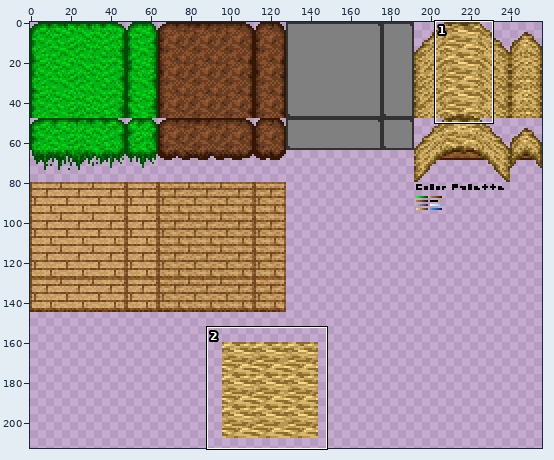
One commit to this sprite sheet: graphics/terrain/HTerrain.png. Above: a wide view before the commit, with the close-up outlined.
Close-up. First the earlier version:
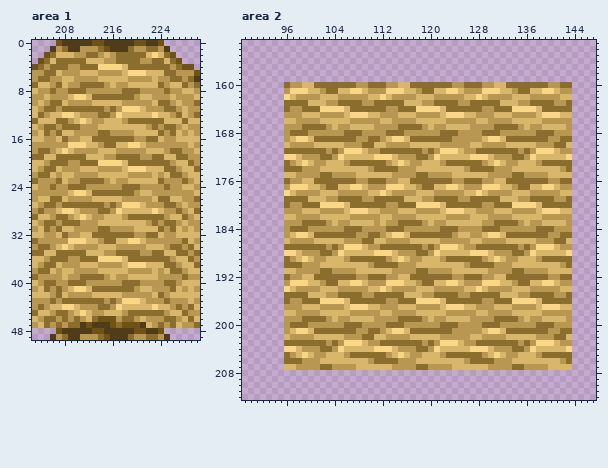
The file is 256x256 pixels. Shown: area 1: x 203..230, y 0..49; area 2: x 89..147, y 153..212. The wide view leaves out empty margins.
The result:
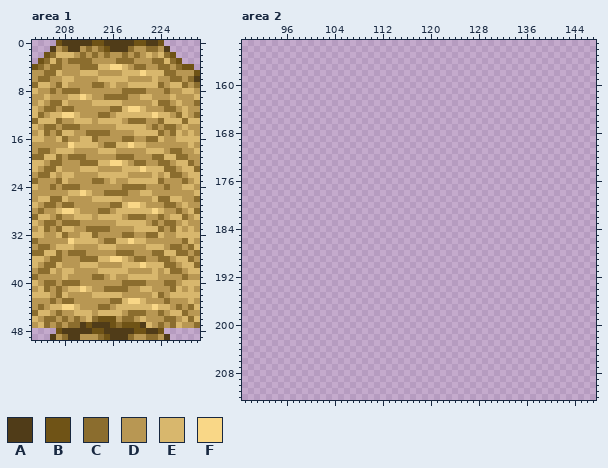
Palette (. is transparent): A #503c18  B #6f5316  C #8b6d2e  D #b89753  E #d8b76d  F #f9d787
Change:
Area 1:
y 1: x 212 D -> C
y 2: x 211..212 DC -> CD; x 215 E -> C; x 217 C -> D; x 219 C -> D; x 221 C -> D; x 223 F -> D
y 3: x 208 C -> D; x 212..214 EEE -> CDD; x 220 C -> D
y 4: x 208 C -> D; x 214..215 FF -> EE; x 219 C -> D; x 222..223 CC -> DD
y 5: x 219..220 FF -> EE
y 7: x 211..212 CC -> DD
y 8: x 208 D -> C; x 211 C -> D; x 221 D -> C
y 9: x 210 F -> E; x 213..214 CC -> DD; x 219 C -> D
y 11: x 210..214 CCCCC -> DDDDD; x 217..218 DF -> CE
y 12: x 217 F -> E
y 13: x 208 C -> D; x 211 F -> E; x 214 D -> E; x 222..223 CC -> DD
y 14: x 214..216 EEE -> DDD
y 15: x 212..213 DD -> CC
y 16: x 214..217 CCCC -> DDDD
y 17: x 210..211 FF -> EE; x 220 F -> E
y 18: x 208 F -> E
y 19: x 208 C -> D; x 212..214 EEE -> DDD; x 220 C -> D
y 20: x 208 C -> D; x 214..215 FF -> EE; x 219 C -> D; x 222..223 CC -> DD
y 21: x 219..220 FF -> EE
y 23: x 211..212 CC -> DD
y 24: x 208 D -> C; x 211 C -> D; x 221 D -> C
y 25: x 210 F -> E; x 213..214 CC -> DD; x 219 C -> D
y 27: x 210..214 CCCCC -> DDDDD; x 217..218 DF -> CE
y 28: x 217 F -> E
y 29: x 208 C -> D; x 211 F -> E; x 214 D -> E; x 222..223 CC -> DD
y 30: x 214..216 EEE -> DDD
y 31: x 212..213 DD -> CC
y 32: x 214..217 CCCC -> DDDD
y 33: x 210..211 FF -> EE; x 220 F -> E
y 34: x 208 F -> E
y 35: x 208 C -> D; x 212..214 EEE -> DDD; x 220 C -> D
y 36: x 208 C -> D; x 214..215 FF -> EE; x 219 C -> D; x 222..223 CC -> DD
y 37: x 219..220 FF -> EE
y 39: x 211..212 CC -> DD
y 40: x 208 D -> C; x 211 C -> D; x 221 D -> C
y 41: x 210 F -> E; x 213..214 CC -> DD; x 219 C -> D
y 43: x 210..214 CCCCC -> DDDDD; x 217..218 DF -> CE
y 44: x 217 F -> E
y 45: x 208 C -> D; x 211 F -> E; x 214 D -> E; x 222..223 CC -> DD
Area 2:
y 160: x 96..143 CDDEECCCCCCCDDCCCDDEECCCCCCCDDCCCDDEECCCCCCCDDCC -> ................................................
y 161: x 96..143 DFFFEEDCCEEFFEDDDFFFEEDCCEEFFEDDDFFFEEDCCEEFFEDD -> ................................................
y 162: x 96..143 FEDDDDEEEDDDDDEEFEDDDDEEEDDDDDEEFEDDDDEEEDDDDDEE -> ................................................
y 163: x 96..143 CCCCEEEDDCCCCDDCCCCCEEEDDCCCCDDCCCCCEEEDDCCCCDDC -> ................................................
y 164: x 96..143 CDDCCCFFFFECCCCCCDDCCCFFFFECCCCCCDDCCCFFFFECCCCC -> ................................................
y 165: x 96..143 DDDEEEDDDDEFFFEEDDDEEEDDDDEFFFEEDDDEEEDDDDEFFFEE -> ................................................
y 166: x 96..143 EEDDDDEEEEEDDDDDEEDDDDEEEEEDDDDDEEDDDDEEEEEDDDDD -> ................................................
y 167: x 96..143 DDDCCCCDEDDEEEEDDDDCCCCDEDDEEEEDDDDCCCCDEDDEEEED -> ................................................
y 168: x 96..143 DCCCDDDDDDCCCDDDDCCCDDDDDDCCCDDDDCCCDDDDDDCCCDDD -> ................................................
y 169: x 96..143 DEFFECCCCCCCDDCCDEFFECCCCCCCDDDDDEFFECCCCCCCDDCC -> ................................................
y 170: x 96..143 EDDDDEEEEEDDDCCEEDDDDEEEEEDDDDDEEDDDDEEEEEDDDCCE -> ................................................
y 171: x 96..143 CCCCCCCDCDFFFEDDCCCCCCCDCDFFFEDDCCCCCCCDCDFFFEDD -> ................................................
y 172: x 96..143 FFEDDDCCDFEEEEEFFFEDDDCCDFEEEEEFFFEDDDCCDFEEEEEF -> ................................................
y 173: x 96..143 CDEFEDDEEEDCCCCCCDEFEDDEEEDCCCCCCDEFEDDEEEDCCCCC -> ................................................
y 174: x 96..143 CCCDDDEEEEEEEEDCCCCDDDEEEEEEEEDCCCCDDDEEEEEEEEDC -> ................................................
y 175: x 96..143 EEDDDDCCDDDDEEEEEEDDDDCCDDDDEEEEEEDDDDCCDDDDEEEE -> ................................................
y 176: x 96..143 CDDEECCCCCCCDDCCCDDEECCCCCCCDDCCCDDEECCCCCCCDDCC -> ................................................
y 177: x 96..143 DFFFEEDCCEEFFEDDDFFFEEDCCEEFFEDDDFFFEEDCCEEFFEDD -> ................................................
y 178: x 96..143 FEDDDDEEEDDDDDEEFEDDDDEEEDDDDDEEFEDDDDEEEDDDDDEE -> ................................................
y 179: x 96..143 CCCCEEEDDCCCCDDCCCCCEEEDDCCCCDDCCCCCEEEDDCCCCDDC -> ................................................
y 180: x 96..143 CDDCCCFFFFECCCCCCDDCCCFFFFECCCCCCDDCCCFFFFECCCCC -> ................................................
y 181: x 96..143 DDDEEEDDDDEFFFEEDDDEEEDDDDEFFFEEDDDEEEDDDDEFFFEE -> ................................................
y 182: x 96..143 EEDDDDEEEEEDDDDDEEDDDDEEEEEDDDDEEEDDDDEEEEEDDDDD -> ................................................
y 183: x 96..143 DDDCCCCDEDDEEEEDEDDCCCCDEDDEEEEEEDDCCCCDEDDEEEED -> ................................................
y 184: x 96..143 DCCCDDDDDDCCCDDDDCCCDDDDDDCCCDDDDCCCDDDDDDCCCDDD -> ................................................
y 185: x 96..143 DEFFECCCCCCCDDCCDEFFECCCCCCCDEEDDEFFECCCCCCCDDCC -> ................................................
y 186: x 96..143 EDDDDEEEEEDDDCCEEDDDDEEEEEDDDDDEEDDDDEEEEEDDDCCE -> ................................................
y 187: x 96..143 CCCCCCCDCDFFFEDDCCCCCCCDCDFFFEDDCCCCCCCDCDFFFEDD -> ................................................
y 188: x 96..143 FFEDDDCCDFEEEEEFFFEDDDCCDFEEEEEFFFEDDDCCDFEEEEEF -> ................................................
y 189: x 96..143 CDEFEDDEEEDCCCCCCDEFEDDEEEDCCCCCCDEFEDDEEEDCCCCC -> ................................................
y 190: x 96..143 CCCDDDEEEEEEEEDCCCCDDDEEEEEEEEDCCCCDDDEEEEEEEEDC -> ................................................
y 191: x 96..143 EEDDDDCCDDDDEEEEEEDDDDCCDDDDEEEEEEDDDDCCDDDDEEEE -> ................................................
y 192: x 96..143 CDDEECCCCCCCDDCCCDDEECCCCCCCDDCCCDDEECCCCCCCDDCC -> ................................................
y 193: x 96..143 DFFFEEDCCEEFFEDDDFFFEEDCCEEFFEDDDFFFEEDCCEEFFEDD -> ................................................
y 194: x 96..143 FEDDDDEEEDDDDDEEFEDDDDEEEDDDDDEEFEDDDDEEEDDDDDEE -> ................................................
y 195: x 96..143 CCCCEEEDDCCCCDDCCCCCEEEDDCCCCDDCCCCCEEEDDCCCCDDC -> ................................................
y 196: x 96..143 CDDCCCFFFFECCCCCCDDCCCFFFFECCCCCCDDCCCFFFFECCCCC -> ................................................
y 197: x 96..143 DDDEEEDDDDEFFFEEDDDEEEDDDDEFFFEEDDDEEEDDDDEFFFEE -> ................................................
y 198: x 96..143 EEDDDDEEEEEDDDDDEEDDDDEEEEEDDDDDEEDDDDEEEEEDDDDD -> ................................................
y 199: x 96..143 DDDCCCCDEDDEEEEDDDDCCCCDEDDEEEEDDDDCCCCDEDDEEEED -> ................................................
y 200: x 96..143 DCCCDDDDDDCCCDDDDCCCDDDDDDCCCDDDDCCCDDDDDDCCCDDD -> ................................................
y 201: x 96..143 DEFFECCCCCCCDDCCDEFFECCCCCCCDDDDDEFFECCCCCCCDDCC -> ................................................
y 202: x 96..143 EDDDDEEEEEDDDCCEEDDDDEEEEEDDDDDEEDDDDEEEEEDDDCCE -> ................................................
y 203: x 96..143 CCCCCCCDCDFFFEDDCCCCCCCDCDFFFEDDCCCCCCCDCDFFFEDD -> ................................................
y 204: x 96..143 FFEDDDCCDFEEEEEFFFEDDDCCDFEEEEEFFFEDDDCCDFEEEEEF -> ................................................
y 205: x 96..143 CDEFEDDEEEDCCCCCCDEFEDDEEEDCCCCCCDEFEDDEEEDCCCCC -> ................................................
y 206: x 96..143 CCCDDDEEEEEEEEDCCCCDDDEEEEEEEEDCCCCDDDEEEEEEEEDC -> ................................................
y 207: x 96..143 EEDDDDCCDDDDEEEEEEDDDDCCDDDDEEEEEEDDDDCCDDDDEEEE -> ................................................
Changed places in both close-ups, as pixel boxes (x1, y1, x2, y2):
changed: (62, 46, 158, 316)
erased: (284, 82, 572, 370)
